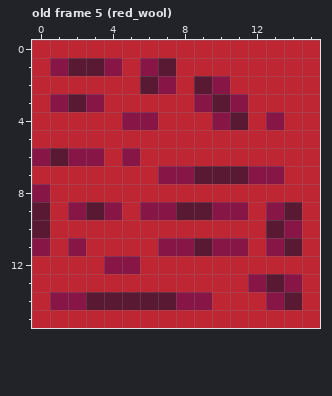
Two versions of one pixel-art file, assets/images/blocks/blocks.aseprite. The picture above was drawn from the file before the commit.
16x16 pixels, 30 frames. Colours within 5 levels of each other are drawn and written as one. Shown: old frame 5 (red_wool). The commit also changed other frames, which this record leaves out.
Once edited:
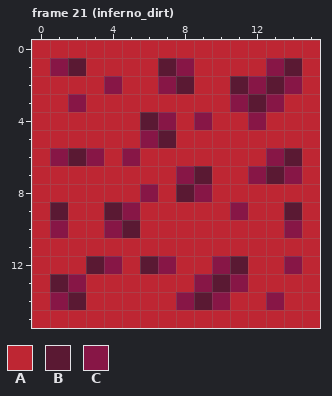
Palette (. is transparent): A #be2633  B #5a1933  C #871646
A new or re-ordered frame is compared with the old frame closest to it.
From old to new:
frames 30 -> 33
Frame 21 (inferno_dirt) is new; against old frame 5 (red_wool):
y 1: x 3..4 BC -> AA; x 6 C -> A; x 8 A -> C; x 13..14 AA -> CB
y 2: x 4 A -> C; x 6 B -> A; x 8..14 ABCAAAA -> BAABCBC
y 3: x 1..3 CBC -> ACA; x 9..10 CB -> AA; x 12..13 AA -> BC
y 4: x 5..7 CCA -> ABC; x 9..13 ACBAC -> CAACA
y 5: x 6..7 AA -> CB
y 6: x 0..2 CBC -> ACB; x 13..14 AA -> CB
y 7: x 7 C -> A; x 10..11 BB -> AA; x 13..14 CA -> BC
y 8: x 0 C -> A; x 6 A -> C; x 8..9 AA -> BC
y 9: x 0..10 BACBCACCBBC -> ABAABCAAAAA; x 13 C -> A
y 10: x 0..1 BA -> AC; x 4..5 AA -> CB; x 13 B -> A
y 11: x 0 C -> A; x 2 C -> A; x 7..11 CCBCC -> AAAAA; x 13..14 CB -> AA
y 12: x 3 A -> B; x 5..7 CAA -> ABC; x 10..11 AA -> CB; x 14 A -> C
y 13: x 1..2 AA -> BC; x 9..14 AAACBC -> CBCAAA
y 14: x 2..7 CBBBBB -> BAAAAA; x 9..10 CA -> BC; x 14 B -> A
Changed places in both pictures, as pixel boxes (x1, y1, x2, y2):
changed: (32, 58, 302, 310)
